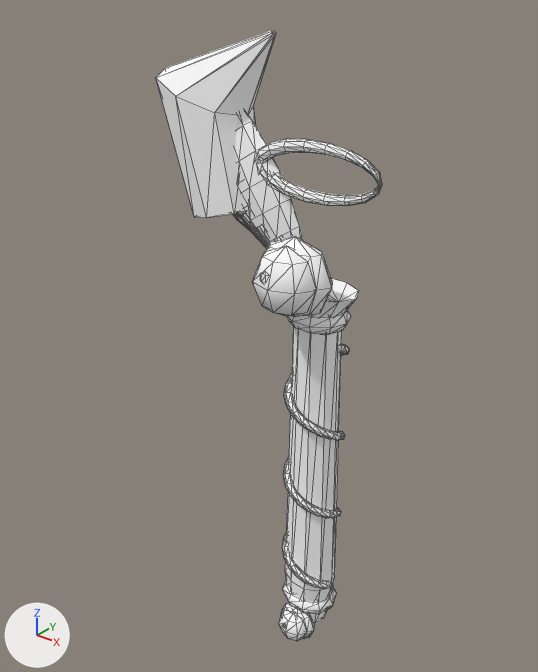
The OBJ model src/main/resources/assets/sunlit_journal_core/models/fantasy/heaven_relic/axe.obj, before and after one commit.
Both versions are drawn from a 50 mm camera at (1.06, -1.314, 1.059) aimed at (0.406, -0.496, 0.552). The axes (+X, +Y, +Z) are drawn at lower left. The lights are the same throughout. The picture after the commit comes second. Mesh edges are drawn as thin lines. Where no turn or scale is listed for an object, it has been applied to the vertices. Vertices at exactly the same position are counted once.

The first picture shows 'axe'.
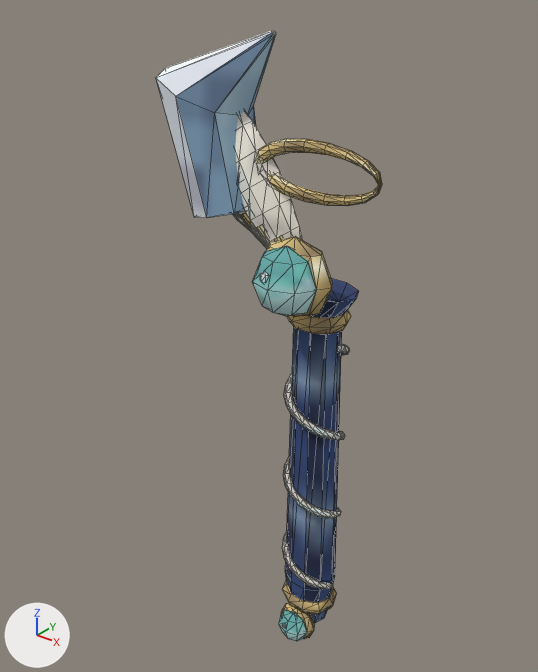
Edits to the scene script, one JSON object a line:
```json
{"op": "add", "block": "img_main", "code": ["img_main = load_image('main', '../../../textures/item/fantasy_materials/heaven_relic/main.png', 64, 64, 'sRGB')"]}
{"op": "add", "block": "img_shade", "code": ["img_shade = load_image('shade', '../../../textures/item/fantasy_materials/heaven_relic/shade.png', 64, 64, 'sRGB')"]}
{"op": "add", "block": "img_edge", "code": ["img_edge = load_image('edge', '../../../textures/item/fantasy_materials/heaven_relic/edge.png', 64, 64, 'sRGB')"]}
{"op": "add", "block": "img_accent", "code": ["img_accent = load_image('accent', '../../../textures/item/fantasy_materials/heaven_relic/accent.png', 16, 16, 'sRGB')"]}
{"op": "add", "block": "img_secondary", "code": ["img_secondary = load_image('secondary', '../../../textures/item/fantasy_materials/heaven_relic/secondary.png', 64, 64, 'sRGB')"]}
{"op": "add", "block": "img_metal", "code": ["img_metal = load_image('metal', '../../../textures/item/fantasy_materials/heaven_relic/metal.png', 64, 64, 'sRGB')"]}
{"op": "add", "block": "img_grip", "code": ["img_grip = load_image('grip', '../../../textures/item/fantasy_materials/heaven_relic/grip.png', 32, 32, 'sRGB')"]}
{"op": "add", "block": "img_grip_shade", "code": ["img_grip_shade = load_image('grip_shade', '../../../textures/item/fantasy_materials/heaven_relic/grip_shade.png', 32, 32, 'sRGB')"]}
{"op": "set", "path": "mat_grip_shade.texture", "old": "img_fantasy_white", "new": "img_grip_shade"}
{"op": "set", "path": "mat_grip.texture", "old": "img_fantasy_white", "new": "img_grip"}
{"op": "set", "path": "mat_metal.texture", "old": "img_fantasy_white", "new": "img_metal"}
{"op": "set", "path": "mat_secondary.texture", "old": "img_fantasy_white", "new": "img_secondary"}
{"op": "set", "path": "mat_accent.texture", "old": "img_fantasy_white", "new": "img_accent"}
{"op": "set", "path": "mat_edge.texture", "old": "img_fantasy_white", "new": "img_edge"}
{"op": "set", "path": "mat_shade.texture", "old": "img_fantasy_white", "new": "img_shade"}
{"op": "set", "path": "mat_main.texture", "old": "img_fantasy_white", "new": "img_main"}
{"block": "me_axe", "where": "me_axe.from_pydata(...)  # 1160 vertices, 2244 faces; spans x 0.213..0.597, y -0.616..-0.442, z 0.008..0.994"}
{"block": "me_axe", "where": "# used by ob_axe; location = (0.0, 0.0, 0.0)"}
{"block": "me_axe", "change": "me_axe part 1: texture (UV) coordinates of 2244 of 2244 faces, centred in x 0.242..0.597, y -0.61..-0.45, z 0.014..0.993, changed; they spanned u 0.5..0.5, v 0.5..0.5 and now span u 0.0..1.0, v 0.0..1.0"}
```

Boxes (x1, y1, x2, y2) around the edits, measured in the pictures (538 x 672 px):
```json
{"object": "axe", "change": "surface changed", "before": [156, 30, 382, 641], "after": [156, 30, 382, 641], "on screen": "darker"}
```
